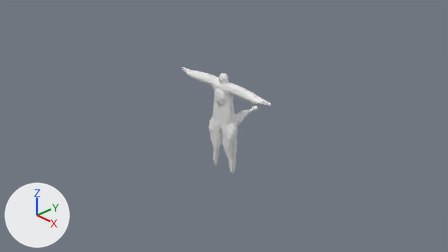
An edit to the Blender file maybraid/art/characters/tails/lerodon_tail.blend, drawn before and after from the same camera.
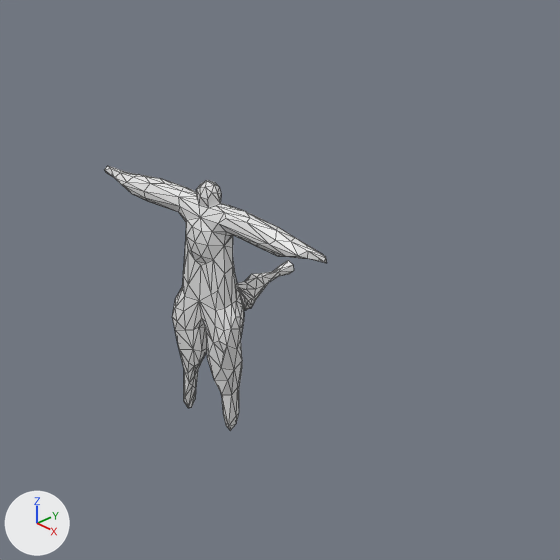
There are two pictures of each version: one from the file's camera 'Camera', one close up on the part from 31% to 82% of the width and 0% to 90% of the height. Arrows for +X, +Y and +Z are at lower left; the lights stay in place. The last two pictures show the newer version. The close-ups show mesh edges as thin lines.

Names of what the first close-up shows: 'BézierCurve', 'BézierCurve.001'.
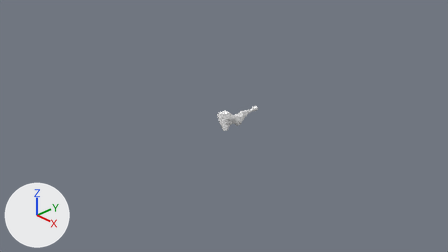
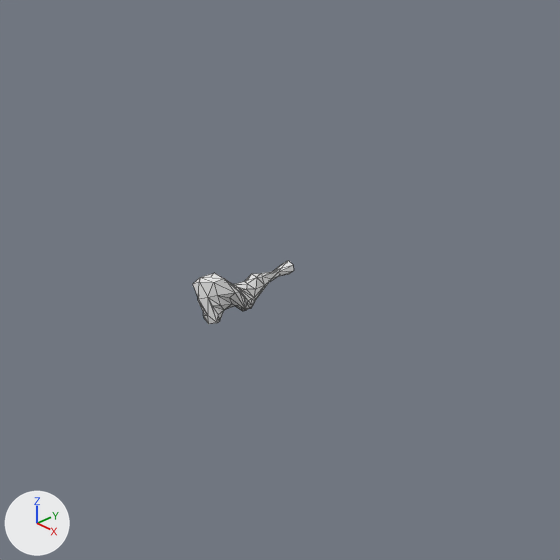
What differs and where, as boxes [x1, y1, x2, y2] in the close-ups (560 x 560 px):
```json
{"object": "BézierCurve", "change": "deleted", "before": [104, 166, 327, 431]}
{"object": "BézierCurve.001", "change": "unchanged, uncovered by the edit", "before": [237, 260, 294, 311], "after": [193, 260, 294, 324]}
```

Edits to the scene script, one JSON object a line:
```json
{"op": "remove", "block": "ob_béziercurve", "code": ["ob_béziercurve = bpy.data.objects.new('BézierCurve', me_béziercurve_002)", "ob_béziercurve.location = (0.0, 0.0, 0.0)"]}
```
